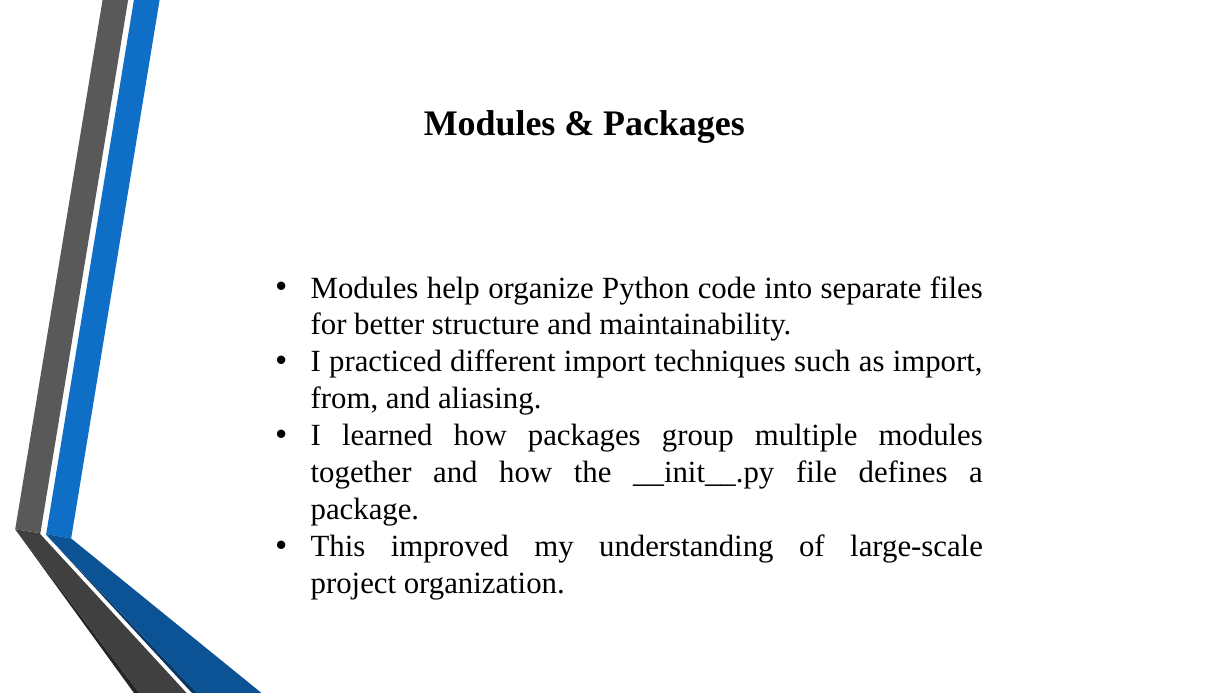
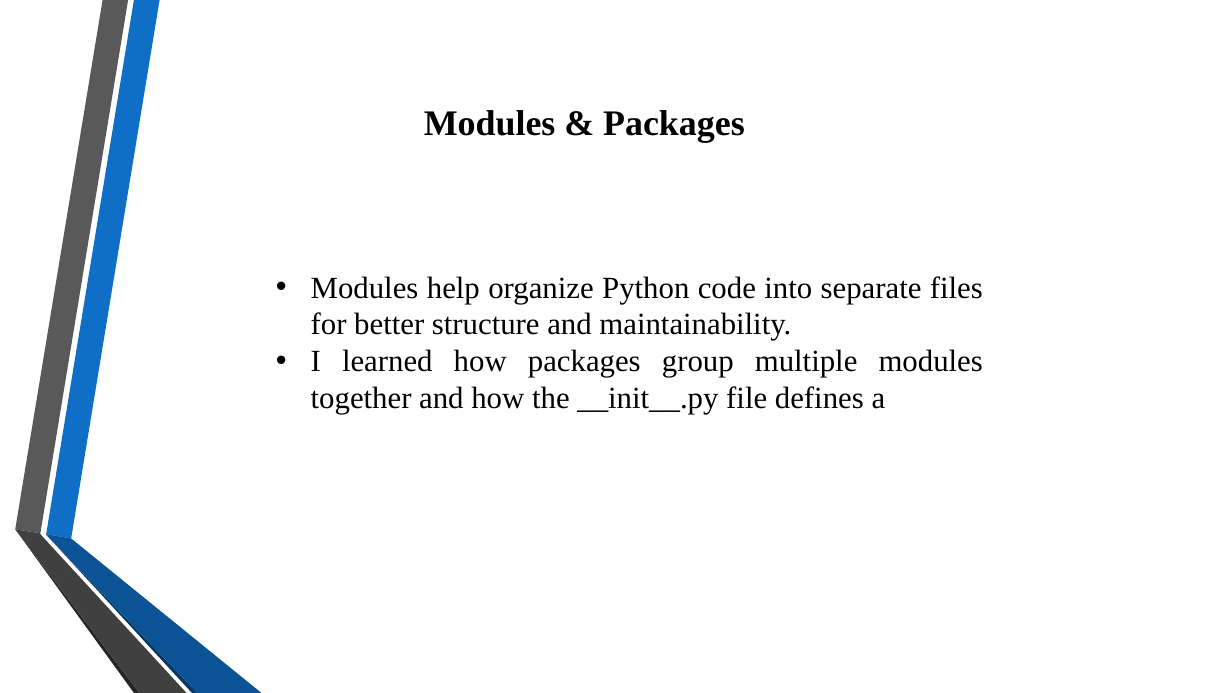
Before and after one commit to VaishnaviJadhav350/intern, a slide deck: slide 4 of Presentation 1 to 8.pptx (slide 6 before the commit). Drawn at 1232x693 pixels with LibreOffice and Linux fonts; fonts in the diff are those of the drawing; background and template pictures are left out. Boxes give left, top, right and bottom in pixels: in the first picture for what was removed or moved away, otherwise in the second. Text is boxed around its words. In the diff, an @@ line names an element or a change of style, - is before the commit and + after.

```diff
--- a/Presentation 1 to 8.pptx
+++ b/Presentation 1 to 8.pptx
@@ text at [311, 349, 983, 414]: text changed @@
-• I practiced different import techniques such as import, from, and aliasing.
-• I learned how packages group multiple modules together and how the __init__.py file defines a package.
-• This improved my understanding of large-scale project organization.
+• I learned how packages group multiple modules together and how the __init__.py file defines a
```
Also in this commit, not shown: 1 other slide changed, 13 slides added, 6 slides removed, 6 other files.
